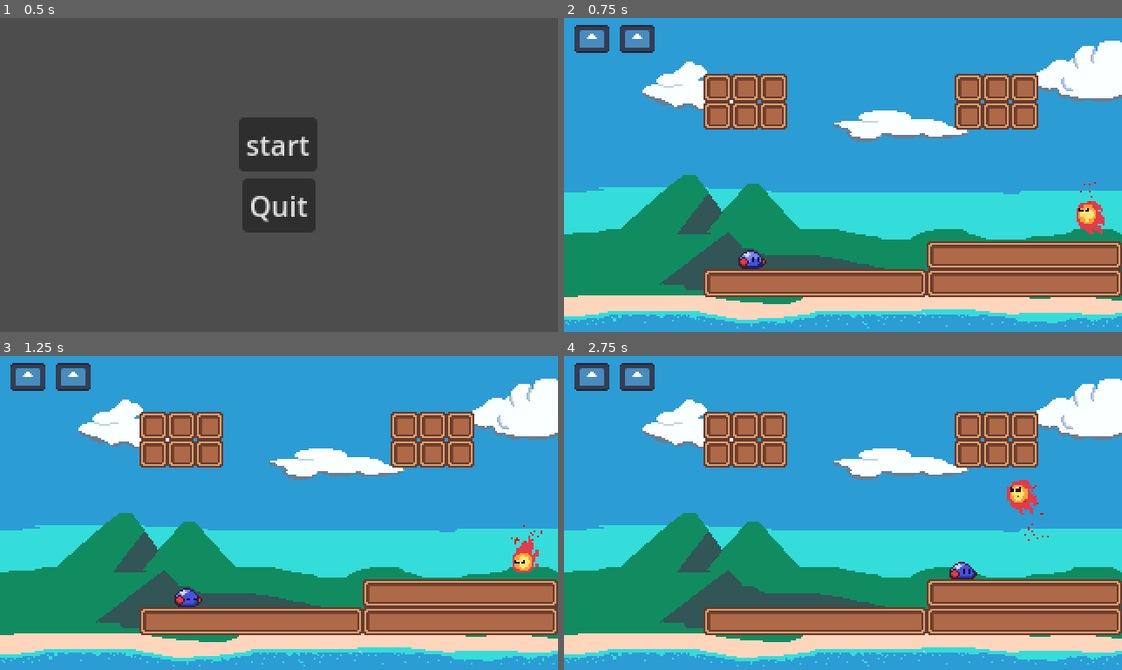
Above: before the commit, frames 1-4 (two rows, left to right).
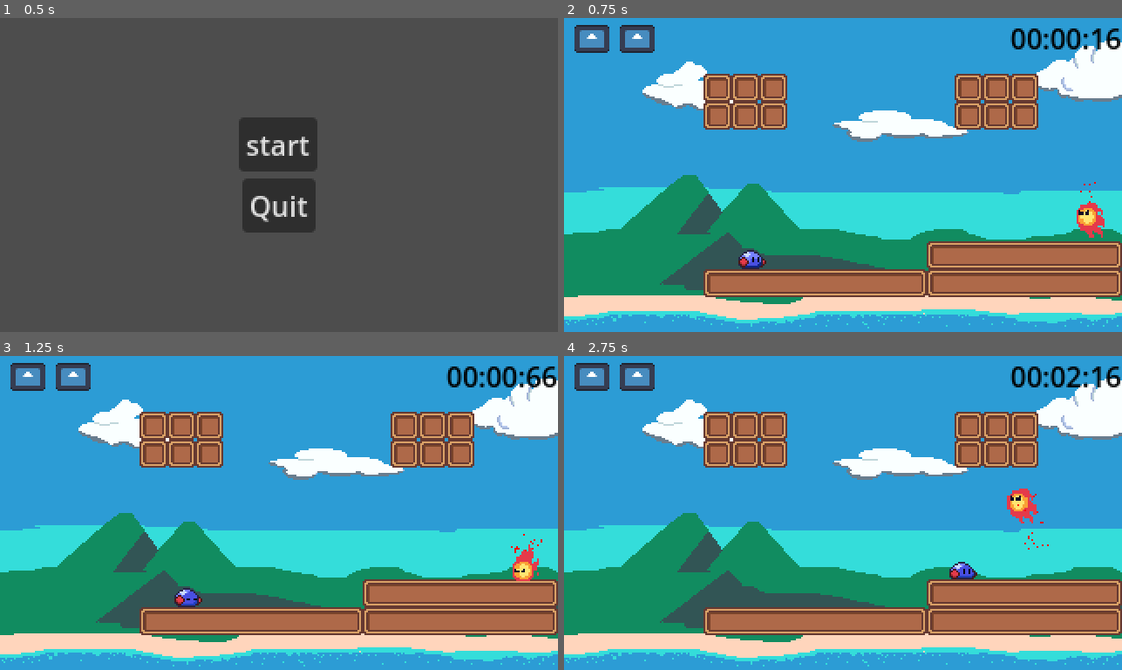
Above: after the commit, the same moments.

Repository: Kumonari/HNU_GameJam_SS25
Game: Godot game, scene res://scenes/ui/menu/title_screen.tscn
Two runs of this game, one before a commit and one after it. Both use one fixed random seed, a clock stepped at 60 frames per second and the inputs below. The engine's default icon, where the game draws it, is replaced by a stand-in: a white triangle on a blue panel in a dark square.
Inputs (mouse positions are in pixels of both pictures, inside the frame that each line leads up to):
- Up to frame 1 (0.5 s): no input
- Up to frame 2 (0.75 s): click "start" at 0.5 s
- Up to frame 3 (1.25 s): no input
- Up to frame 4 (2.75 s): move the mouse to (965, 497) at 1.27 s; hold D (Rechts) from 1.28 s (still down); click (965, 497) at 1.35 s; tap Space (Jump) at 1.52, 2.27 s; move the mouse to (731, 528) at 2.02 s; click (731, 528) at 2.1 s

Frame 1 is identical in both runs. In frame 2, 0.9% of the frame differs, in the area x 80-100%, y 3-70%; in frame 3, 1.2%; in frame 4, 1.2%, in the area x 79-100%, y 3-62%.

Commit message:
UIundlvlswap

Diff:
--- a/death_zone.gd
+++ b/death_zone.gd
@@ -6,4 +6,4 @@
 
 
 func _on_body_shape_entered(body_rid: RID, body: Node2D, body_shape_index: int, local_shape_index: int) -> void:
-	get_tree().quit()
+		get_tree().quit()
--- /dev/null
+++ b/lvlswap.gd
@@ -0,0 +1,10 @@
+extends Node2D
+
+#Dateipfad des nächsten Level
+@export_file("*.tscn") var scenePath
+
+#Lädt nächste Szene wenn Player den LevelExit berührt
+func loadNextLevel(body):
+	var player:MainCharacter = body as MainCharacter
+	if player != null:
+		get_tree().call_deferred("change_scene_to_file", scenePath)
--- /dev/null
+++ b/scenes/game/timer.gd
@@ -0,0 +1,13 @@
+extends Label
+
+
+var time_elapsed: float = 0.0  # Gesamtzeit
+var running: bool = true  # Falls du den Timer pausieren möchtest
+
+func _process(delta):
+	if running:
+		time_elapsed += delta  # Zeit hochzählen
+		var minutes = int(time_elapsed) / 60
+		var seconds = int(time_elapsed) % 60
+		var milliseconds = int((time_elapsed - int(time_elapsed)) * 1000)
+		text = "%02d:%02d:%03d" % [minutes, seconds, milliseconds]
--- a/scenes/game/ui.tscn
+++ b/scenes/game/ui.tscn
@@ -1,7 +1,8 @@
-[gd_scene load_steps=3 format=3 uid="uid://bexhrj5kj4uxw"]
+[gd_scene load_steps=4 format=3 uid="uid://bexhrj5kj4uxw"]
 
 [ext_resource type="Script" path="res://scenes/game/ui.gd" id="1_8cips"]
 [ext_resource type="Texture2D" uid="uid://byulfhhnlymi3" path="res://icon.svg" id="1_n005h"]
+[ext_resource type="Script" path="res://scenes/game/timer.gd" id="3_43yu6"]
 
 [node name="UI" type="Control"]
 layout_mode = 3
@@ -29,3 +30,12 @@
 position = Vector2(68, 12)
 scale = Vector2(0.16, 0.12)
 texture = ExtResource("1_n005h")
+
+[node name="Label" type="Label" parent="."]
+modulate = Color(0, 0, 0, 1)
+layout_mode = 0
+offset_left = 256.0
+offset_right = 320.0
+offset_bottom = 23.0
+text = "00:00:00"
+script = ExtResource("3_43yu6")
--- a/scenes/game_objects/characters/enemies.tscn
+++ b/scenes/game_objects/characters/enemies.tscn
@@ -84,9 +84,11 @@
 script = ExtResource("3_723li")
 
 [node name="CollisionShape2D" type="CollisionShape2D" parent="CharacterBody2D/Area2D"]
+position = Vector2(2, -5)
 shape = SubResource("CircleShape2D_qn5no")
 
 [node name="CollisionShape2D" type="CollisionShape2D" parent="CharacterBody2D"]
+position = Vector2(2, -5)
 shape = SubResource("CircleShape2D_qn5no")
 
 [connection signal="body_entered" from="CharacterBody2D/Area2D" to="CharacterBody2D/Area2D" method="_on_body_entered"]
--- /dev/null
+++ b/scenes/game_objects/lvlswap.tscn
@@ -0,0 +1,20 @@
+[gd_scene load_steps=4 format=3 uid="uid://de6l3wwifoej8"]
+
+[ext_resource type="Script" path="res://lvlswap.gd" id="1_x0uxb"]
+[ext_resource type="Texture2D" uid="uid://byulfhhnlymi3" path="res://icon.svg" id="2_ws6a8"]
+
+[sub_resource type="RectangleShape2D" id="RectangleShape2D_llc4g"]
+
+[node name="lvlswap" type="Node2D"]
+script = ExtResource("1_x0uxb")
+
+[node name="Area2D" type="Area2D" parent="."]
+
+[node name="CollisionShape2D" type="CollisionShape2D" parent="Area2D"]
+position = Vector2(0, -1)
+shape = SubResource("RectangleShape2D_llc4g")
+
+[node name="Sprite2D" type="Sprite2D" parent="."]
+texture = ExtResource("2_ws6a8")
+
+[connection signal="body_entered" from="Area2D" to="." method="loadNextLevel"]
--- a/scenes/game_objects/saw.tscn
+++ b/scenes/game_objects/saw.tscn
@@ -1,15 +1,28 @@
-[gd_scene load_steps=3 format=3 uid="uid://d1yxnpvhyg2y4"]
+[gd_scene load_steps=5 format=3 uid="uid://d1yxnpvhyg2y4"]
+
+[ext_resource type="Texture2D" uid="uid://bfgkqr7kjndqo" path="res://assets/sprites/sawblade.png" id="1_s4pvl"]
+[ext_resource type="Script" path="res://scenes/game_objects/sawblade.gd" id="2_o0eup"]
+[ext_resource type="Script" path="res://scenes/game_objects/sawhit.gd" id="3_t6csy"]
 
 [sub_resource type="CircleShape2D" id="CircleShape2D_64jyp"]
-
-[sub_resource type="SpriteFrames" id="SpriteFrames_1wsx3"]
+radius = 16.0
 
 [node name="saw" type="Node2D"]
+position = Vector2(48, 27)
 
 [node name="StaticBody2D" type="StaticBody2D" parent="."]
 
 [node name="CollisionShape2D" type="CollisionShape2D" parent="StaticBody2D"]
 shape = SubResource("CircleShape2D_64jyp")
 
-[node name="AnimatedSprite2D" type="AnimatedSprite2D" parent="StaticBody2D"]
-sprite_frames = SubResource("SpriteFrames_1wsx3")
+[node name="Sprite2D" type="Sprite2D" parent="StaticBody2D"]
+texture = ExtResource("1_s4pvl")
+script = ExtResource("2_o0eup")
+
+[node name="Area2D" type="Area2D" parent="StaticBody2D"]
+script = ExtResource("3_t6csy")
+
+[node name="CollisionShape2D" type="CollisionShape2D" parent="StaticBody2D/Area2D"]
+shape = SubResource("CircleShape2D_64jyp")
+
+[connection signal="body_entered" from="StaticBody2D/Area2D" to="StaticBody2D/Area2D" method="_on_body_entered"]
--- /dev/null
+++ b/scenes/game_objects/sawblade.gd
@@ -0,0 +1,6 @@
+extends Sprite2D
+
+@export var rotation_speed: float = 180.0
+# Called every frame. 'delta' is the elapsed time since the previous frame.
+func _process(delta: float) -> void:
+	rotation += rotation_speed * delta
--- /dev/null
+++ b/scenes/game_objects/sawhit.gd
@@ -0,0 +1,6 @@
+extends Area2D
+
+
+
+func _on_body_entered(body: Node2D) -> void:
+	player.health -= 1
Binary file added: assets/sprites/sawblade.png
Not shown, added: assets/sprites/sawblade.png.import
